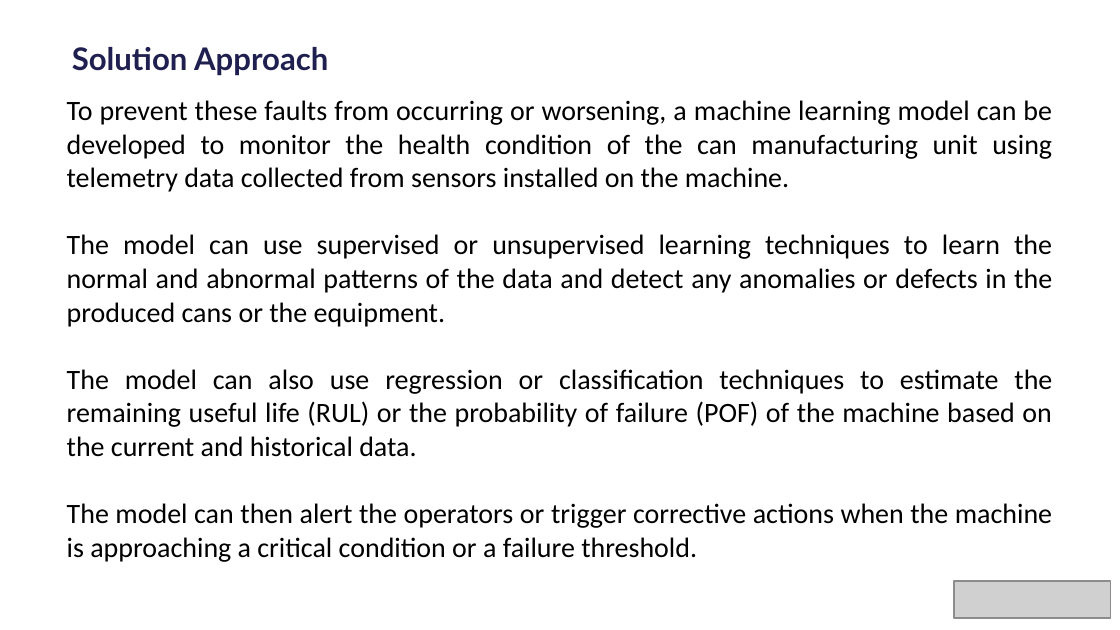
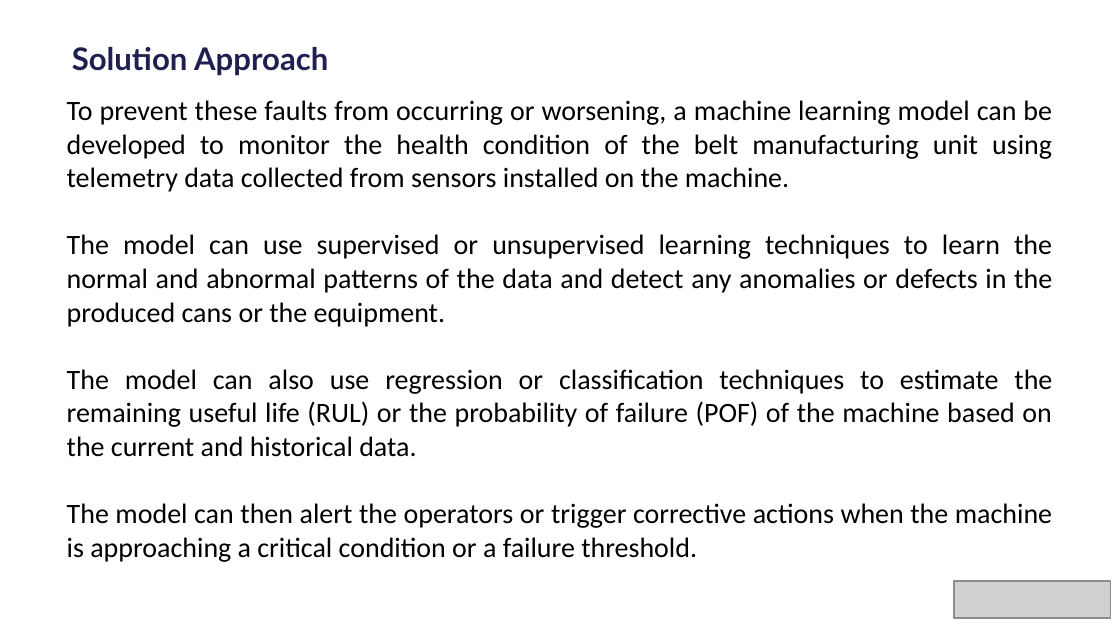
Before and after one commit to itcgreenmetal/Predectivemaintenance_ITCINFOTECH, a slide deck: slide 3 of Predictive_Maintenance_Sustainability/PLEDGE_TO_PROGRES_Microsoft_Sustainability_with_PredictiveMaintenance_Belt_Manufacturing.pptx. Drawn at 1120x630 pixels with LibreOffice and Linux fonts; fonts in the diff are those of the drawing; grey boxes stand for pictures; background and template pictures are left out. Boxes give left, top, right and bottom in pixels: in the first picture for what was removed or moved away, otherwise in the second. Text is boxed around its words. In the diff, an @@ line names an element or a change of style, - is before the commit and + after.

Commit message:
New files Uploaded

```diff
--- a/Predictive_Maintenance_Sustainability/PLEDGE_TO_PROGRES_Microsoft_Sustainability_with_PredictiveMaintenance_Belt_Manufacturing.pptx
+++ b/Predictive_Maintenance_Sustainability/PLEDGE_TO_PROGRES_Microsoft_Sustainability_with_PredictiveMaintenance_Belt_Manufacturing.pptx
@@ text at <box>67,100,1052,192</box>: text changed @@
-To prevent these faults from occurring or worsening, a machine learning model can be developed to monitor the health condition of the can manufacturing unit using telemetry data collected from sensors installed on the machine.
+To prevent these faults from occurring or worsening, a machine learning model can be developed to monitor the health condition of the belt manufacturing unit using telemetry data collected from sensors installed on the machine.
```
Also in this commit, not shown: 2 other slides changed.
